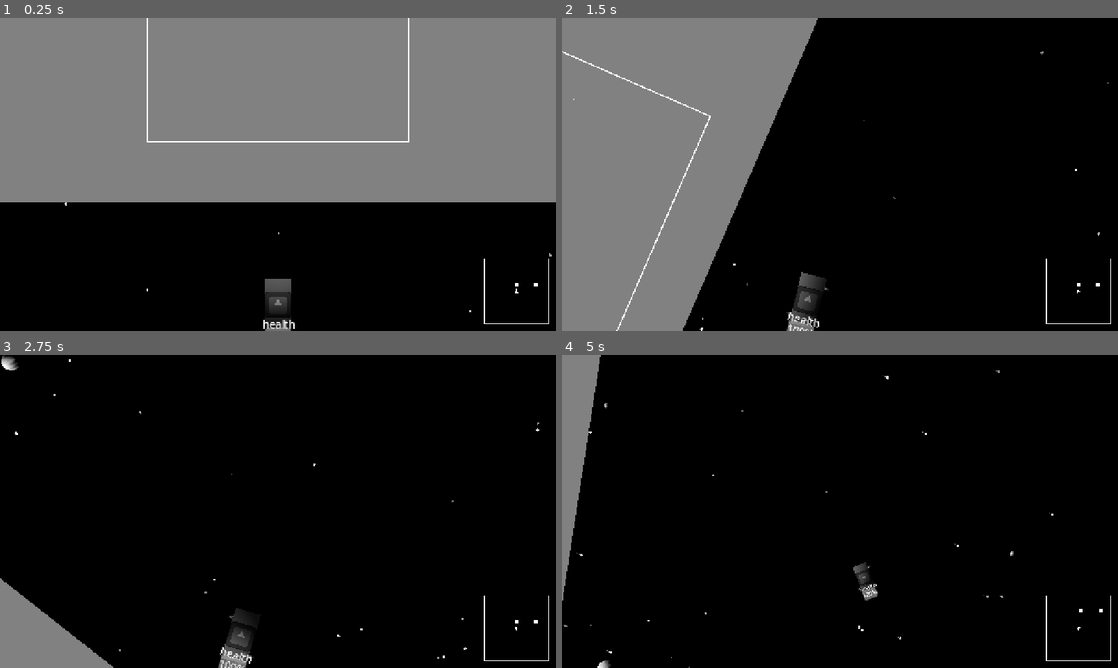
Above: before the commit, frames 1-4 (two rows, left to right).
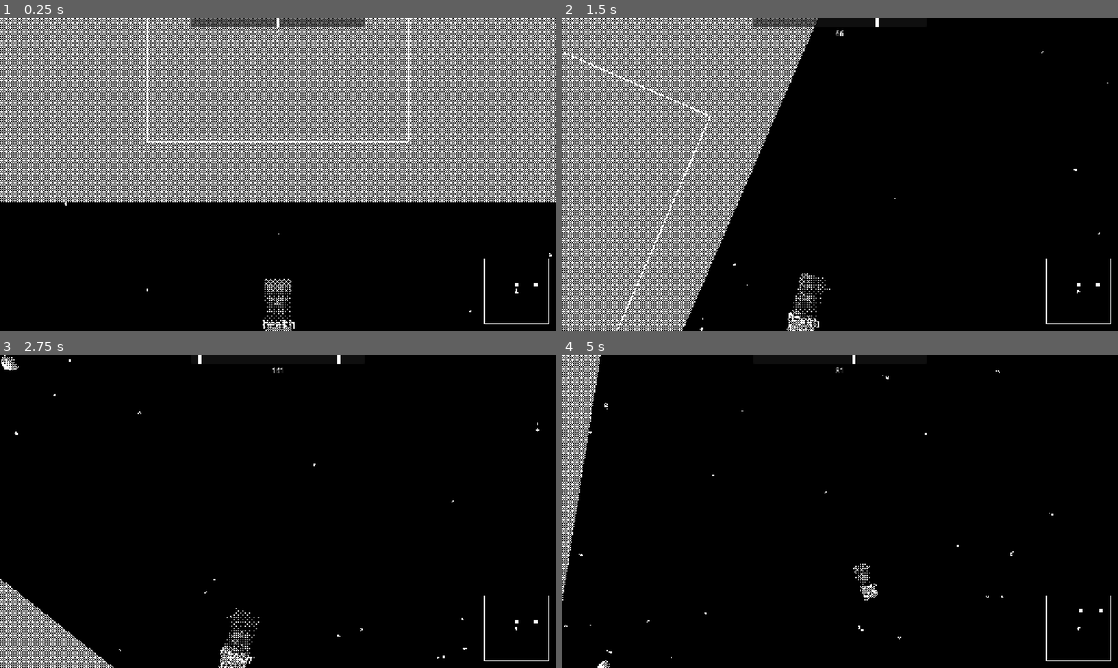
Above: after the commit, the same moments.

Repository: liamfmoran/1-bit-jam
Game: Godot game, scene res://scenes/main.tscn
Two runs of this game, one before a commit and one after it. Both use one fixed random seed, a clock stepped at 60 frames per second and the inputs below. The engine's default icon, where the game draws it, is replaced by a stand-in: a white triangle on a blue panel in a dark square.
Inputs:
- Up to frame 1 (0.25 s): no input
- Up to frame 2 (1.5 s): tap Enter at 0.5 s; hold D (turn_right) 0.53-1.28 s; hold E (brake) from 1.28 s (still down)
- Up to frame 3 (2.75 s): release E (brake) at 2.03 s; hold D (turn_right) from 2.03 s (still down)
- Up to frame 4 (5 s): release D (turn_right) at 2.78 s; hold W (thrust_forward) 2.78-3.53 s; hold A (turn_left) from 3.53 s (still down)

The runs differ from the first frame. In frame 1, 59% of the frame differs, in the area x 0-100%, y 0-100%; in frame 2, 34%; in frame 3, 3.8%; in frame 4, 3.2%.

Commit message:
basic compass implemented

Diff:
--- a/scenes/main.tscn
+++ b/scenes/main.tscn
@@ -6,6 +6,7 @@
 [ext_resource type="Script" uid="uid://708ycscidli0" path="res://scenes/effects/starfield.gd" id="4_m6k3x"]
 [ext_resource type="Shader" uid="uid://cwiwph1j2y2r8" path="res://shaders/starfield.gdshader" id="5_v9n2p"]
 [ext_resource type="Shader" uid="uid://w1j61wlqsv1t" path="res://shaders/onebit_post.gdshader" id="6_n4k8r"]
+[ext_resource type="PackedScene" uid="uid://ykjdf2dig34" path="res://scenes/ui/hud.tscn" id="7_o6xl0"]
 
 [sub_resource type="ShaderMaterial" id="ShaderMaterial_p9k2m"]
 shader = ExtResource("6_n4k8r")
@@ -24,7 +25,6 @@
 
 [node name="PostProcessLayer" type="CanvasLayer" parent="." unique_id=1923292393]
 layer = 2
-visible = false
 
 [node name="OneBitPost" type="ColorRect" parent="PostProcessLayer" unique_id=102847593]
 material = SubResource("ShaderMaterial_p9k2m")
@@ -52,3 +52,5 @@
 
 [node name="Minimap" parent="HUD" unique_id=1584417169 instance=ExtResource("3_b2n6x")]
 layout_mode = 3
+
+[node name="HUD" parent="HUD" unique_id=1196411326 instance=ExtResource("7_o6xl0")]
--- /dev/null
+++ b/scenes/ui/compass.gd
@@ -0,0 +1,22 @@
+extends Control
+
+var degree: float = 0.0
+
+func _draw():
+	var tex = preload("res://assets/ui/compass_test.png")
+	var tex_size = tex.get_size()
+	var visible_w = size.x
+	var visible_h = size.y
+	var ppd = tex_size.x / 360.0
+	var offset = degree * ppd - visible_w * 0.5
+
+	var start = wrapf(offset, 0.0, tex_size.x)
+	var dst_x = 0.0
+
+	var first_w = min(visible_w, tex_size.x - start)
+	draw_texture_rect_region(tex, Rect2(dst_x, 0, first_w, visible_h), Rect2(start, 0, first_w, visible_h))
+	dst_x += first_w
+
+	if dst_x < visible_w:
+		var second_w = visible_w - dst_x
+		draw_texture_rect_region(tex, Rect2(dst_x, 0, second_w, visible_h), Rect2(0, 0, second_w, visible_h))
--- a/scenes/ui/hud.gd
+++ b/scenes/ui/hud.gd
@@ -1 +1,20 @@
 extends Control
+
+@onready var _compass = %Compass
+
+func render(degree):
+	%MainDegree.text = str(degree)
+	_compass.degree = degree
+	_compass.queue_redraw()
+
+func _physics_process(delta):
+	var degree = get_viewport().get_camera_2d().global_rotation_degrees
+	degree = int(floor(degree))
+	if degree <0:
+		degree = 180 + (degree+180)
+	render(degree)
+
+	if GameState._is_ship_docked:
+		self.visible=0
+	else:
+		self.visible=1
--- /dev/null
+++ b/scenes/ui/hud.tscn
@@ -0,0 +1,42 @@
+[gd_scene format=3 uid="uid://ykjdf2dig34"]
+
+[ext_resource type="Script" uid="uid://l4v8bi4jvdaw" path="res://scenes/ui/hud.gd" id="1_jm7td"]
+[ext_resource type="Script" uid="uid://dhx3bkimwgw6c" path="res://scenes/ui/compass.gd" id="2_7k3n9"]
+
+[node name="HUD" type="Control" unique_id=1196411326]
+layout_mode = 3
+anchors_preset = 10
+anchor_right = 1.0
+offset_bottom = 56.0
+grow_horizontal = 2
+mouse_filter = 2
+script = ExtResource("1_jm7td")
+
+[node name="VBoxContainer" type="VBoxContainer" parent="." unique_id=2125899518]
+layout_mode = 1
+anchors_preset = 15
+anchor_right = 1.0
+anchor_bottom = 1.0
+grow_horizontal = 2
+grow_vertical = 2
+
+[node name="CompassPanel" type="Panel" parent="VBoxContainer" unique_id=1259881106]
+custom_minimum_size = Vector2(400, 20)
+layout_mode = 2
+size_flags_horizontal = 4
+mouse_filter = 2
+
+[node name="Compass" type="Control" parent="VBoxContainer/CompassPanel" unique_id=1459953460]
+unique_name_in_owner = true
+layout_mode = 1
+anchors_preset = 15
+anchor_right = 1.0
+anchor_bottom = 1.0
+grow_horizontal = 2
+grow_vertical = 2
+script = ExtResource("2_7k3n9")
+
+[node name="MainDegree" type="Label" parent="VBoxContainer" unique_id=1545618763]
+unique_name_in_owner = true
+layout_mode = 2
+horizontal_alignment = 1
--- a/scenes/world/camera_manager.gd
+++ b/scenes/world/camera_manager.gd
@@ -16,6 +16,7 @@
 var _current_rotation: float = 0.0
 var _dock_zoom_weight: float = 0.0
 var _position_offset_weight := 1.0
+
 
 const SHIP_OFFSET: Vector2 = Vector2(0, 200)
 
Binary file added: assets/ui/compass_test.png
Not shown, added: assets/ui/compass_test.png.import
Not shown, added: scenes/ui/compass.gd.uid
